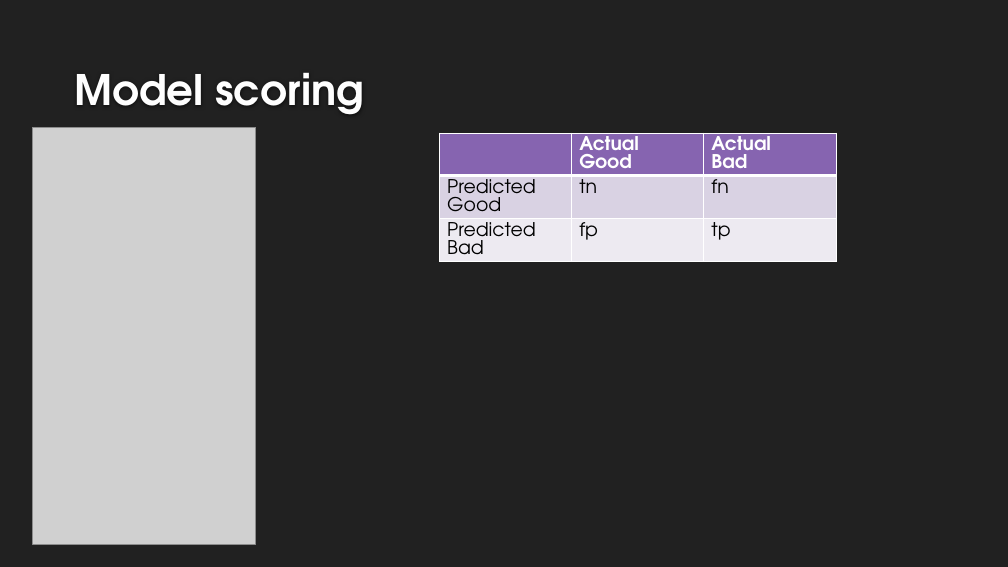
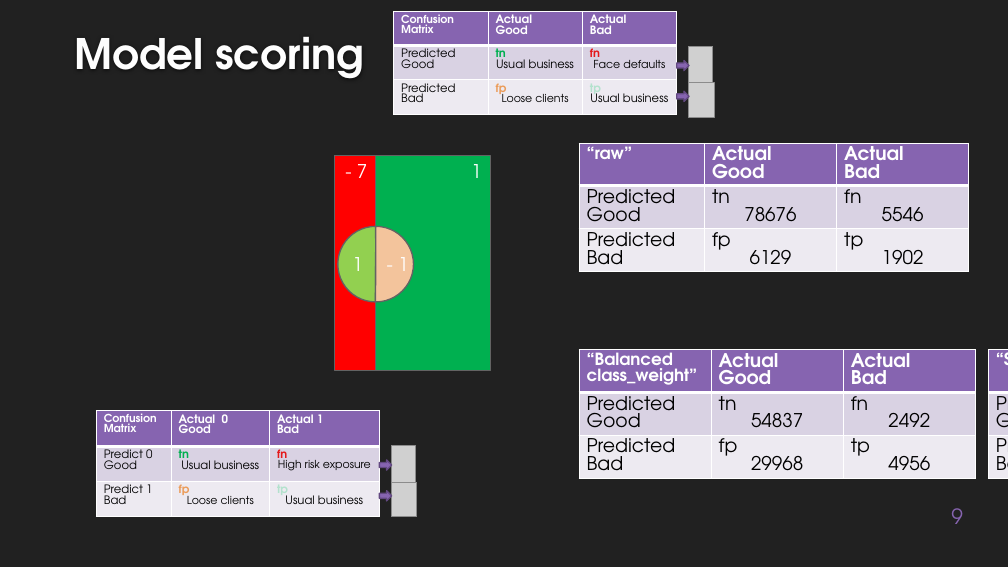
Before and after one commit to EtienneLardeur/P7_Scoring, a slide deck: slide 9 of P7_Support.pptx. Drawn at 1008x567 pixels with LibreOffice and Linux fonts; fonts in the diff are those of the drawing; grey boxes stand for pictures; background and template pictures are left out. Boxes give left, top, right and bottom in pixels: in the first picture for what was removed or moved away, otherwise in the second. Text is boxed around its words. In the diff, an @@ line names an element or a change of style, - is before the commit and + after.

Commit message:
Update P7_Support.pptx
many scoring descriptions

```diff
--- a/P7_Support.pptx
+++ b/P7_Support.pptx
@@ title "Model scoring": place and size @@
-title "Model scoring" at bbox=[75, 72, 365, 115]
+title "Model scoring" at bbox=[75, 36, 365, 79]
@@ table added at bbox=[394, 11, 678, 117], 3 rows, 3 columns @@
+Confusion Matrix | Actual / Good | Actual / Bad
+Predicted Good | tn / Usual business | fn / Face defaults
+Predicted / Bad | fp / Loose clients | tp / Usual business
@@ picture added at bbox=[689, 46, 713, 82] @@
@@ right arrow added at bbox=[677, 60, 689, 71], fill #8664B0, outline #634A82 1.25 pt @@
@@ picture added at bbox=[689, 83, 715, 118] @@
@@ right arrow added at bbox=[677, 91, 689, 102], fill #8664B0, outline #634A82 1.25 pt @@
@@ picture removed at bbox=[33, 127, 256, 544] @@
@@ table at bbox=[579, 143, 969, 475] @@
-row 1, column 1: 
+row 1, column 1: “raw”
-row 2, column 2: tn
+row 2, column 2: tn / 78676
-row 2, column 3: fn
+row 2, column 3: fn / 5546
-row 3, column 2: fp
+row 3, column 2: fp / 6129
-row 3, column 3: tp
+row 3, column 3: tp / 1902
@@ table: place and size @@
-table at bbox=[440, 133, 837, 292]
+table at bbox=[579, 143, 969, 475]
@@ rectangle added at bbox=[335, 156, 377, 371], fill #FF0000, outline #636363 1.25 pt @@
@@ text added at bbox=[357, 164, 367, 178], 18 pt, text #FFFFFF @@
+- 7
@@ rectangle added at bbox=[376, 156, 491, 371], fill #00B050, outline #636363 1.25 pt @@
@@ text added at bbox=[471, 164, 481, 178], 18 pt, text #FFFFFF @@
+1
@@ pie slice (boxed as its full ellipse) added at bbox=[338, 226, 414, 302], fill #92D050, outline #636363 1.25 pt @@
@@ pie slice (boxed as its full ellipse) added at bbox=[338, 226, 414, 302], fill #F3C49C, outline #636363 1.25 pt @@
@@ text added at bbox=[352, 257, 362, 271], 18 pt, text #FFFFFF @@
+1
@@ text added at bbox=[398, 257, 408, 271], 18 pt, text #FFFFFF @@
+- 1
@@ table added at bbox=[579, 349, 976, 508], 3 rows, 3 columns @@
+“Balanced / class_weight” | Actual Good | Actual / Bad
+Predicted Good | tn / 54837 | fn / 2492
+Predicted / Bad | fp / 29968 | tp / 4956
@@ table added at bbox=[988, 349, 1008, 508], 3 rows, 3 columns @@
+“SMOTE” | Actual Good | Actual / Bad
+Predicted Good | tn / xx | fn / xx
+Predicted / Bad | fp / xx | tp / xx
@@ table added at bbox=[96, 411, 379, 516], 3 rows, 3 columns @@
+Confusion Matrix | Actual 0 / Good | Actual 1 / Bad
+Predict 0 Good | tn / Usual business | fn / High risk exposure
+Predict 1 / Bad | fp / Loose clients | tp / Usual business
@@ picture added at bbox=[392, 445, 416, 482] @@
@@ right arrow added at bbox=[380, 460, 392, 470], fill #8664B0, outline #634A82 1.25 pt @@
@@ right arrow added at bbox=[380, 491, 392, 501], fill #8664B0, outline #634A82 1.25 pt @@
@@ picture added at bbox=[392, 482, 417, 517] @@
@@ page number added at bbox=[951, 508, 963, 524], 20 pt, text #8664B0 @@
+9
```
Also in this commit, not shown: 10 other slides changed, 3 slides added, 2 slides removed.
